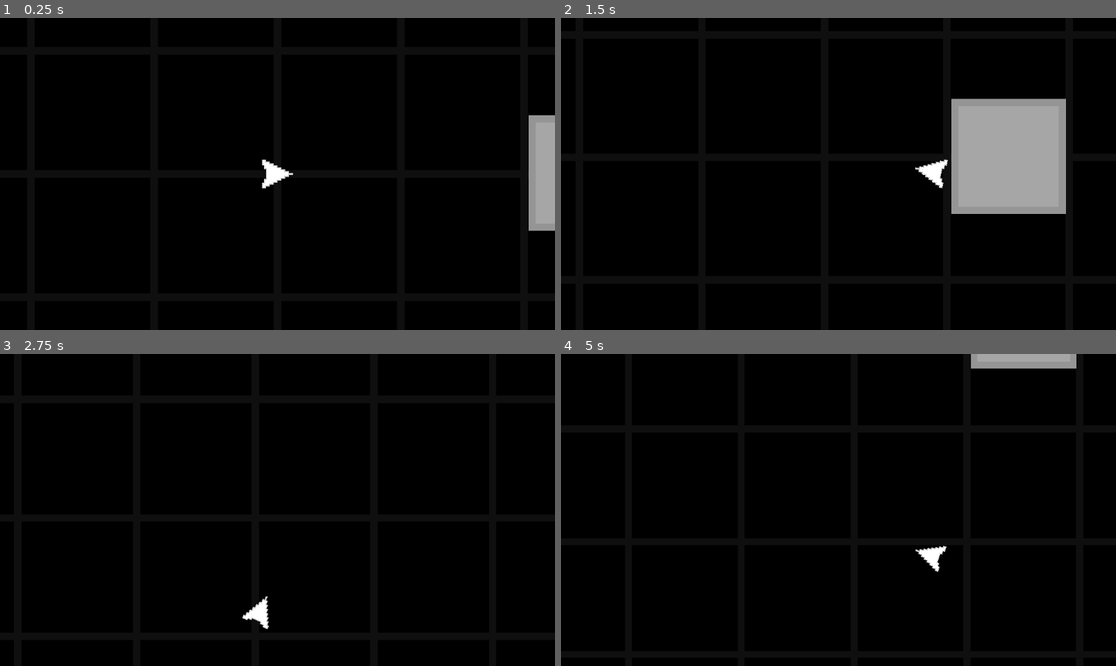
Above: before the commit, frames 1-4 (two rows, left to right).
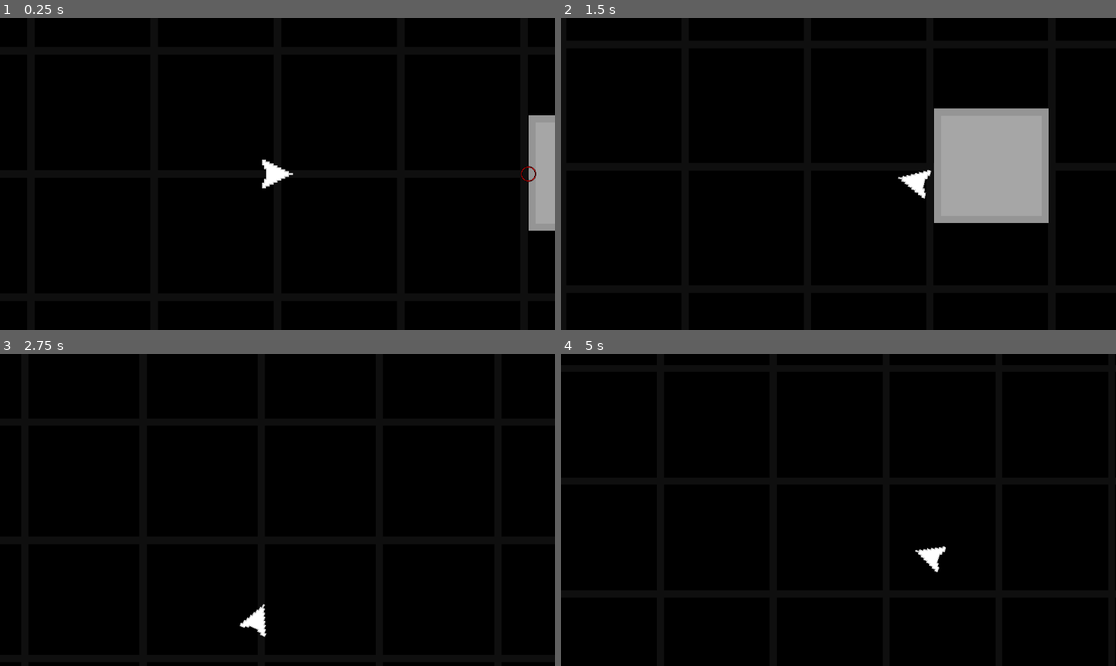
Above: after the commit, the same moments.

Repository: Morogox/Untitled-Hook-Game
Game: Godot game, scene res://Scenes/main.tscn
Same seed, same stepped clock (60 frames per second), same inputs: the game is played once before the commit and once after it.
Inputs (mouse positions are in pixels of both pictures, inside the frame that each line leads up to):
- Up to frame 1 (0.25 s): no input
- Up to frame 2 (1.5 s): tap Enter at 0.5 s; move the mouse to (960, 158) at 0.52 s; hold Right (ui_right) 0.53-1.28 s; click (960, 158) at 0.6 s; move the mouse to (727, 189) at 1.27 s; hold Down (ui_down) from 1.28 s (still down); click (727, 189) at 1.35 s
- Up to frame 3 (2.75 s): move the mouse to (333, 441) at 2.02 s; release Down (ui_down) at 2.03 s; hold Right (ui_right) from 2.03 s (still down); click (333, 441) at 2.1 s
- Up to frame 4 (5 s): move the mouse to (810, 572) at 2.77 s; release Right (ui_right) at 2.78 s; hold Up (ui_up) 2.78-3.53 s; click (810, 572) at 2.85 s; move the mouse to (1005, 556) at 3.52 s; hold Left (ui_left) from 3.53 s (still down); click (1005, 556) at 3.6 s; move the mouse to (672, 463) at 4.27 s; click (672, 463) at 4.35 s

The runs differ from the first frame. In frame 1, less than 0.1% of the frame differs, in the area x 93-97%, y 47-53%; in frame 2, 3.7%, in the area x 60-91%, y 25-66%; in frame 3, 0.3%; in frame 4, 1.0%.

Commit message:
A lil bit of this a lil bit of that
Added
- Indicator for where hook will grapple onto when you can hook onto something
- Increased Hook grapple length
- thats about it sorry

Diff:
--- a/Player/Scenes/player.tscn
+++ b/Player/Scenes/player.tscn
@@ -3,13 +3,14 @@
 [ext_resource type="Texture2D" uid="uid://dakn04wqiyal8" path="res://Player/Sprites/sPlayer.png" id="1_i823h"]
 [ext_resource type="Script" uid="uid://dlfxb86xra3jd" path="res://Player/Scripts/player.gd" id="1_rg7kn"]
 [ext_resource type="Texture2D" uid="uid://d07nu3glnbtsq" path="res://Others/Sprites/PLACEHOLDER_hook_point.png" id="3_52sos"]
+[ext_resource type="Texture2D" uid="uid://d30rnwmvt0wqb" path="res://Others/Sprites/PLACEHOLDER_hook_maybe.png" id="4_omv0o"]
 
 [sub_resource type="RectangleShape2D" id="RectangleShape2D_ptxhn"]
 size = Vector2(64, 60)
 
 [node name="Player" type="CharacterBody2D" unique_id=97415140]
 script = ExtResource("1_rg7kn")
-hook_length = 500
+hook_length = 800
 
 [node name="Sprite2D" type="Sprite2D" parent="." unique_id=1763555456]
 texture = ExtResource("1_i823h")
@@ -31,3 +32,9 @@
 [node name="HookLine" type="Line2D" parent="." unique_id=363496724]
 visible = false
 width = 5.0
+
+[node name="Hook_Potential" type="Node2D" parent="." unique_id=929076055]
+visible = false
+
+[node name="Sprite2D" type="Sprite2D" parent="Hook_Potential" unique_id=827572141]
+texture = ExtResource("4_omv0o")
--- a/Player/Scripts/player.gd
+++ b/Player/Scripts/player.gd
@@ -1,7 +1,7 @@
 extends CharacterBody2D
 var input_vector = Vector2.ZERO
 @export var cursor: Node2D
-enum PlayerState { IDLE, MOVING, HOOKED }
+enum PlayerState { IDLE, HOOKED }
 var state = PlayerState.IDLE
 # Movement speed in pixels per second
 @export var speed = 1000
@@ -10,16 +10,20 @@
 @export var friction = 4000
 @export var rotation_speed = 10
 @export var hook_length = 400
+@export var hook_pull_force = 100
 
 @onready var HookNode: Node2D = $Hook # node thing
 @onready var HookRayCast: RayCast2D = $HookLineCast # update this if we move player hierachy(?) (idk how to spell)
 @onready var HookLine: Line2D = $HookLine # line connecting player and hook
+@onready var HookPotential: Node2D = $Hook_Potential
 
 func _ready() -> void:
 	# just in case you want to change hook_length from inspector
 	HookRayCast.target_position = Vector2(hook_length, 0)
 	HookNode.top_level = true
 	HookLine.top_level = true
+	HookPotential.top_level = true
+
 
 func _physics_process(delta):
 	handle_rotation(delta)
@@ -46,7 +50,11 @@
 	# if the mouse is just clicked in here.
 	if Input.is_action_just_pressed("shoot_hook"):
 		# basically, if the raycast is actually hitting something
-		if HookRayCast.is_colliding():
+		if state == PlayerState.HOOKED:
+			HookNode.visible = false
+			HookLine.visible = false
+			state = PlayerState.IDLE
+		elif HookRayCast.is_colliding():
 			# then we can do whatever we want with the point of collision
 			# just make sure to use is_colliding() before calling get_collision_point()
 			# i tried it without it and it was just giving me the last collision point
@@ -55,21 +63,33 @@
 			HookNode.rotation = rotation
 			HookNode.visible = true
 			HookLine.visible = true
+			state = PlayerState.HOOKED
 		else:
 			HookNode.visible = false
 			HookLine.visible = false
-		pass
+			state = PlayerState.IDLE
 
-func handle_movement(delta):
+
+	if HookRayCast.is_colliding():
+		HookPotential.global_position = HookRayCast.get_collision_point()
+		HookPotential.visible = true
+	else:
+		HookPotential.visible = false
+
+
+func handle_movement(delta) -> void:
 	if input_vector != Vector2.ZERO:
-		state = PlayerState.MOVING
+		#state = PlayerState.MOVING
 		var target_velocity = input_vector * max_speed
 		var accel_step = acceleration * delta
 		accel_step = min(accel_step, target_velocity.distance_to(velocity)) # Clamp to prevent overshoot
 		velocity = velocity.move_toward(target_velocity, accel_step)
 	else:
-		state = PlayerState.IDLE
+		#state = PlayerState.IDLE
 		velocity = velocity.move_toward(Vector2.ZERO, friction * delta)
+
+	if state == PlayerState.HOOKED:
+		velocity += calculate_hook_pull_force()
 
 func handle_camera_zoom():
 	Camera_Manager.update_zoom(velocity.length())
@@ -78,3 +98,7 @@
 	HookLine.clear_points()
 	HookLine.add_point(position)
 	HookLine.add_point(HookNode.position)
+
+func calculate_hook_pull_force() -> Vector2:
+	print(position.angle_to_point(HookNode.position))
+	return Vector2.from_angle(position.angle_to_point(HookNode.position)) * hook_pull_force
--- a/Scenes/main.tscn
+++ b/Scenes/main.tscn
@@ -279,6 +279,7 @@
 position = Vector2(641, -2.0000153)
 
 [node name="Player" parent="." unique_id=97415140 instance=ExtResource("3_8gbba")]
+hook_length = 1200
 
 [node name="Camera2D" type="Camera2D" parent="." unique_id=8482732 node_paths=PackedStringArray("player")]
 script = ExtResource("4_jjvhh")
Binary file added: Others/Sprites/PLACEHOLDER_hook_maybe.png
Not shown, added: Others/Sprites/PLACEHOLDER_hook_maybe.png.import
